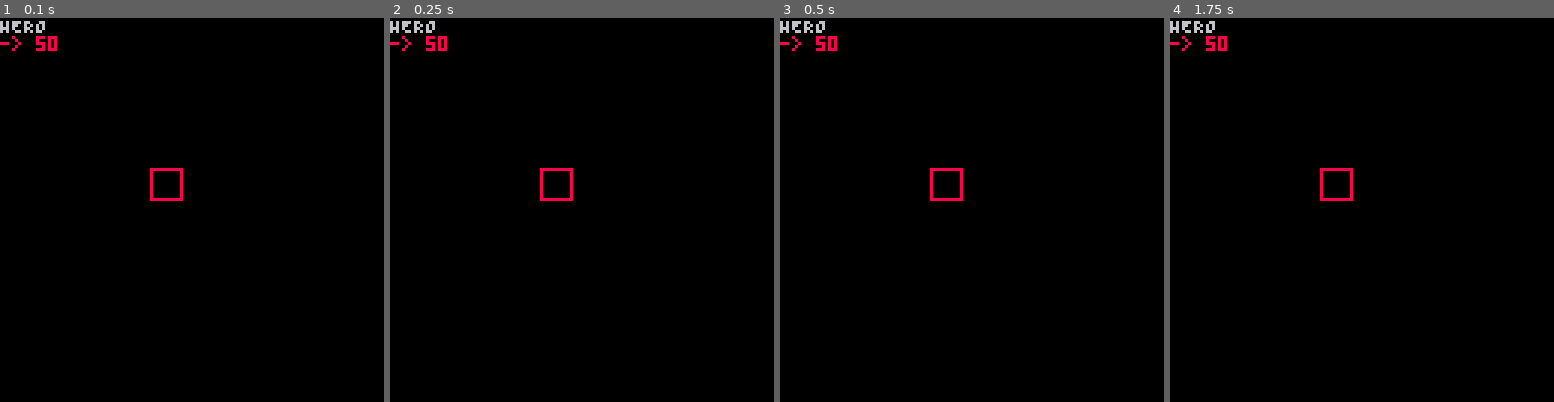
Above: before the commit, frames 1-4 (left to right).
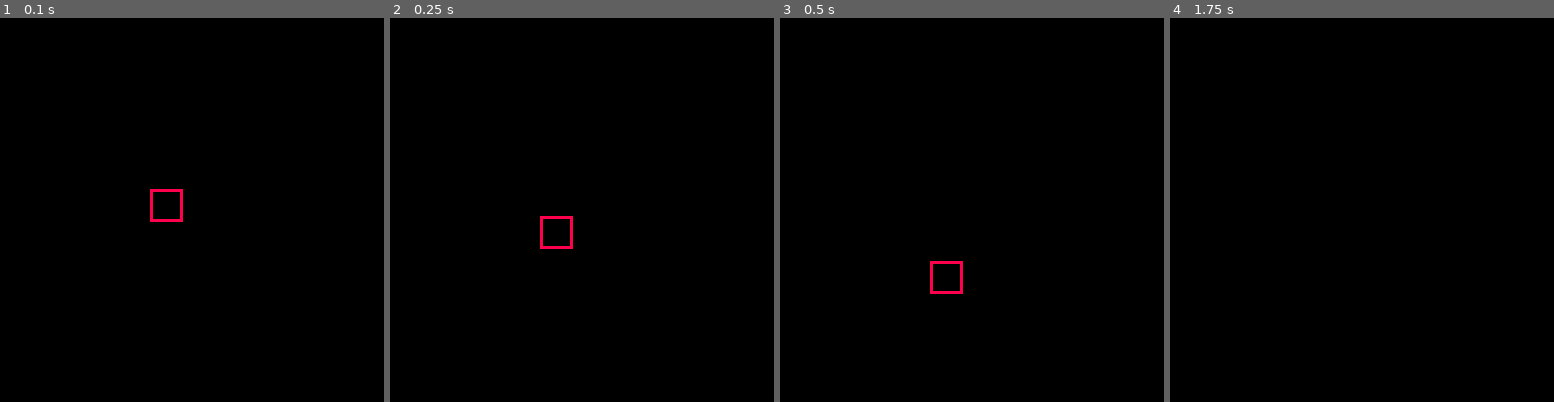
Above: after the commit, the same moments.

Repository: domKirs/picopump
Game: PICO-8 cartridge picopump.p8
Two runs of this game, one before a commit and one after it. Both use one fixed random seed, a clock stepped at 60 frames per second and the inputs below.
Inputs:
- Up to frame 1 (0.1 s): no input
- Up to frame 2 (0.25 s): no input
- Up to frame 3 (0.5 s): no input
- Up to frame 4 (1.75 s): no input

The runs differ from the first frame. In frame 1, 0.8% of the frame differs, in the area x 0-48%, y 0-54%; in frame 2, 0.9%, in the area x 0-48%, y 0-61%; in frame 3, 0.9%; in frame 4, 0.6%.

Commit message:
Update picopump.p8

Diff:
--- a/picopump.p8
+++ b/picopump.p8
@@ -11,8 +11,8 @@
     o.__index  = o
     o.x, o.y, o.w, o.h = x, y, w, h
     o.gravity = g
-    o.airTimer = 0
-    o.isGrounded = true
+    o.air_timer = -1
+    o.is_grounded = false
     o.forceX, o.forceY = 0, 0
 
     return o
@@ -34,10 +35,23 @@
     then
         self.forceX = self.forceX + v2D.forceX
     end
+
     if v2D.forceY ~= nil and v2D.forceY ~= 0
     then
         self.forceY = self.forceY + (-1) * v2D.forceY
     end
+end
+
+function Physics:applyGravity()
+    local next_py = self.y
+
+    if self.is_grounded == false and
+       self.air_timer <= 0
+    then
+        next_py = next_py + self.gravity
+    end
+
+    self.y = next_py
 end
 
 function Physics:update()
@@ -83,26 +97,24 @@
     self.rect2D = nil
 end
 
-function Player:sayName()
-    print(self.name)
+function Player:applyGravity()
+    self.rect2D:applyGravity()
 end
 
-player = Player:newPlayer('HERO', 50, 50, 10, 10, 6)
 
 function _init()
     cls()
-    player:addToWorld()
-    player:sayName()
-    player:drawBounds()
-    print("-> " .. Physics.world["HERO"].x)
+    hero = Player:newPlayer('HERO', 50, 50, 10, 10, 1)
+    hero:addToWorld()
 end
 
 function _update60()
-
+    hero:applyGravity()
 end
 
 function _draw()
-    -- cls()
+    cls()
+    hero:drawBounds()
 end
 
 __gfx__
